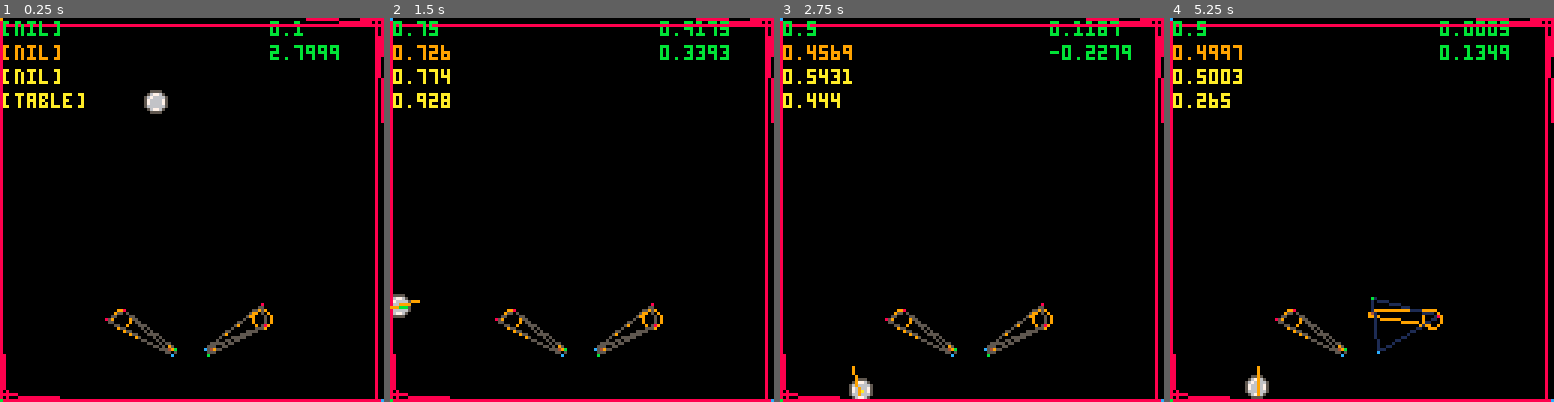
Above: before the commit, frames 1-4 (left to right).
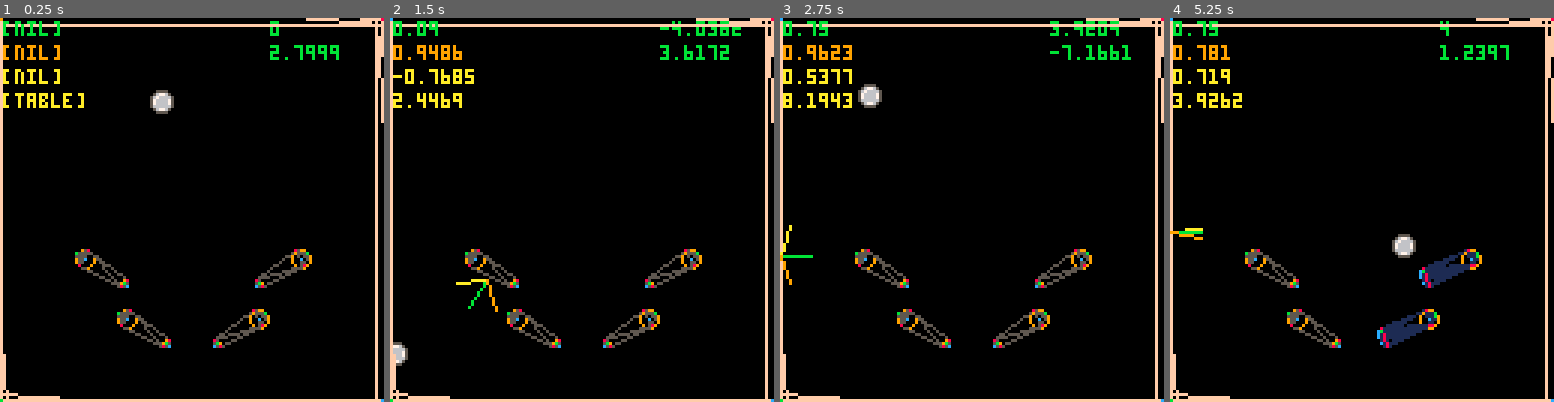
Above: after the commit, the same moments.

Repository: lkingsford/pico8-projects
Game: PICO-8 cartridge pinball1.p8
Two runs of this game, one before a commit and one after it. Both use one fixed random seed, a clock stepped at 60 frames per second and the inputs below.
Inputs:
- Up to frame 1 (0.25 s): no input
- Up to frame 2 (1.5 s): tap X (X key) at 0.33, 1.07 s; tap O (Z key) at 0.7 s
- Up to frame 3 (2.75 s): hold Right 1.6-2.1 s; tap O (Z key) at 1.7, 2.1, 2.5 s; tap X (X key) at 1.85 s; hold Up 2.15-2.42 s; hold Right from 2.47 s (still down)
- Up to frame 4 (5.25 s): tap O (Z key) every 0.4 s from 2.9 to 4.9 s; tap X (X key) at 2.97, 4.08, 5.2 s; release Right at 3.03 s; hold Left 3.08-3.58 s; hold Down 3.63-3.97 s; hold Right 4.02-4.68 s; hold Up 4.73-5.03 s; hold Left from 5.08 s (still down)

The runs differ from the first frame. In frame 1, 6.1% of the frame differs, in the area x 0-100%, y 0-100%; in frame 2, 7.5%; in frame 3, 7.3%; in frame 4, 8.4%.

Commit message:
Remove platform on boom

Diff:
--- a/pinball1.p8
+++ b/pinball1.p8
@@ -7,21 +7,23 @@
 	pinballs={}
 
 	local p={}
-	p.x=52
-	p.dx=0.1
+	p.x=54
+	p.dx=0
 	p.y=10
 	p.r=4
 	p.dy=2
 	add(pinballs, p)
 
 	flippers={}
-	--add_flipper(5, 100, 80, 7, 3, 40, .25, .3, 0.001)
-	add_flipper(5, 127-40, 100, 3, 1, 20, .16, .3, 0.1, false)
-	add_flipper(4, 40, 100, 3, 1, 20, -.16, -.3, 0.1, true)
+	--add_flipper(5, 100, 80, 10, 10, 40, .25, .3, 0.045)
+	add_flipper(5, 100, 80, 3, 1.5, 16, .16, .3, 0.045)
+	add_flipper(5, 86, 100, 3, 1.5, 16, .16, .3, 0.045)
+	add_flipper(4, 42, 100, 3, 1.5, 16, -.16, -.3, 0.045)
+	add_flipper(4, 28, 80, 3, 1.5, 16, -.16, -.3, 0.045)
 
 	flipper_thud = 0.4
 	gravity = 0.1
-	ramp_thud = 0.6
+	ramp_thud = 1.1
 
 	show_debug = true
 
@@ -29,7 +31,7 @@
 
 end
 
-function add_flipper(button, x, y, r1, r2, length, angle1, angle2, speed, inv_normal)
+function add_flipper(button, x, y, r1, r2, length, angle1, angle2, speed)
 	local f = {}
 	f.x = x
 	f.y = y
@@ -42,7 +44,6 @@
 	f.button = button
 	f.angle = angle1
 	f.bounce = 2 * sin(speed / 2) * length
-	f.inv_normal = inv_normal
 	add(flippers, f)
 end
 
@@ -106,9 +107,9 @@
 		print(incident, 1, 9, 9)
 		print(reflection, 1, 17, 10)
 		print(v, 1, 25, 10)
-		--if normal then
-		--stop()
-		--end
+		if normal then
+			--stop()
+		end
 	end
 end
 
@@ -161,54 +162,45 @@
 	pb.y = new_y
 	-- Use as arg in foreach
 	cur_pb = pb
-	hits = {}
-	foreach(interactions, check_interact)
-	foreach(fixed_interactions, check_interact)
-	foreach(hits,interact)
+	any_bump =false
+	foreach(interactions, interact)
+	foreach(fixed_interactions, interact)
+
 	pb.dy += gravity
 end
 
-function check_interact(i)
+function interact(i)
+	if any_bump then return end
 	if not collides(i, cur_pb) then
 		return
 	end
-	add(hits, i)
-end
-
-function interact(i)
-	local arrow_length = 3
-	if not i.flipper then
-		normal = i.normal
-	else
-		-- Special flipper mode
-		ball_angle = (-1 * atan2(i.x1-cur_pb.x, i.y1-cur_pb.y) + .25)%1
-		normal = ball_angle + .25
-		if i.inv then normal += .5 end
-	end
+	any_bump = true
+	local arrow_length = 10
+	normal = i.normal
 	n_ref = {}
 	n_ref.x1 = cur_pb.x
 	n_ref.y1 = cur_pb.y
+	n_ref.x2 = cur_pb.x + sin(normal) * arrow_length
+	n_ref.y2 = cur_pb.y + cos(normal) * arrow_length
 	incident = -1 * (atan2(cur_pb.dx, cur_pb.dy) - .25) % 1
 	i_ref = {}
 	i_ref.x1 = cur_pb.x
 	i_ref.y1 = cur_pb.y
-	i_ref.x2 = cur_pb.x + sin(incident) * arrow_length * 3
-	i_ref.y2 = cur_pb.y + cos(incident) * arrow_length * 3
+	i_ref.x2 = cur_pb.x + sin(incident) * arrow_length
+	i_ref.y2 = cur_pb.y + cos(incident) * arrow_length
 	reflection = normal * 2 - incident
 	r_ref = {}
 	r_ref.x1 = cur_pb.x
 	r_ref.y1 = cur_pb.y
+	r_ref.x2 = cur_pb.x + sin(reflection) * arrow_length
+	r_ref.y2 = cur_pb.y + cos(reflection) * arrow_length
 	vold = distance(0, 0, cur_pb.dx, cur_pb.dy)
-	n_ref.x2 = cur_pb.x + sin(normal) * arrow_length * vold
-	n_ref.y2 = cur_pb.y + cos(normal) * arrow_length * vold
 	v = vold * i.absorb
 	if not i.ox then
 		v += i.bounce
 	else
 		v += (i.bounce / i.l) * distance(cur_pb.x, cur_pb.y, i.ox, i.oy)
 	end
-	r_ref.x2 = cur_pb.x + sin(reflection) * arrow_length * v
-	r_ref.y2 = cur_pb.y + cos(reflection) * arrow_length * v
 	cur_pb.dx = v * sin(reflection)
 	cur_pb.dy = v * cos(reflection)
 	norm_x = sin(normal)
@@ -216,6 +208,8 @@
 	while collides(i, cur_pb) do
   		cur_pb.x += norm_x
 		cur_pb.y += norm_y
+		cur_pb.dx += norm_x
+		cur_pb.dy += norm_y
 	end
 end
 
@@ -240,64 +234,96 @@
 		return
 	end
 
+	local theta_steps = 5
 	local bounce = f.bounce
-	if f.inv_normal then inv = 0.5 else inv =  0 end
 	if old_angle == f.angle then
+		theta_steps = 1
 		bounce = 0
-
-		angle1 = f.angle
-		angle2 = f.angle
-
+	end
+	for ts = 1, theta_steps do
+		-- TODO - this can _surely_ use less tokens
+		local t = old_angle + ((f.angle - old_angle) / theta_steps) * ts
 		local v = {}
-		eff_length = f.length + f.r2
-		v.x1 = f.x - f.r1 * cos(angle1) - f.r1 * sin(angle1)
-		v.y1 = f.y + f.r1 * sin(angle1) - f.r1 * cos(angle1)
-		v.x2 = f.x + sin(angle1) * eff_length - f.r2 * cos(angle2)
-		v.y2 = f.y + cos(angle1) * eff_length + f.r2 * sin(angle2)
-		v.x3 = f.x + f.r1 * cos(angle2)
-		v.y3 = f.y - f.r1 * sin(angle2)
+		local sin_t = sin(t)
+		local cos_t = cos(t)
+		local fl_s_t = sin_t * f.length
+		local fl_c_t = cos_t * f.length
+		v.x1 = f.x - f.r1 * cos_t
+		v.y1 = f.y + f.r1 * sin_t
+		v.x2 = f.x + fl_s_t - f.r2 * cos_t
+		v.y2 = f.y + fl_c_t + f.r2 * sin_t
+		v.x3 = f.x + f.r1 * cos_t
+		v.y3 = f.y - f.r1 * sin_t
+		v.ox = f.x
+		v.oy = f.y
 		v.l = f.length
-		v.normal = t + .25 + inv
+		v.normal = t + .25
 		v.absorb = flipper_thud
 		v.bounce = bounce
-		v.flipper = true
-		v.inv = f.inv_normal
 		add(interactions, v)
-
-		local w = {}
-		w.x3 = v.x2
-		w.y3 = v.y2
-		w.x2 = f.x + sin(angle2) * eff_length + f.r2 * cos(angle1)
-		w.y2 = f.y + cos(angle2) * eff_length - f.r2 * sin(angle1)
-		w.x1 = f.x + f.r1 * cos(angle2)
-		w.y1 = f.y - f.r1 * sin(angle2)
-		w.l = f.length
-		w.normal = t + .25 + inv
-		w.absorb = flipper_thud
-		w.bounce = bounce
-		w.flipper = true
-		w.inv = f.inv_normal
-		add(interactions, w)
-	else
-		local v = {}
-		angle1 = max(f.angle1, f.angle2)
-		angle2 = min(f.angle1, f.angle2)
-		v.x1 = f.x - f.r1 * sin((angle1 + angle2) / 2)
-		v.y1 = f.y - f.r1 * cos((angle1 + angle2)/2)
-		v.x2 = f.x + sin(angle1) * eff_length
-		v.y2 = f.y + cos(angle1) * eff_length
-		v.x3 = f.x + sin(angle2) * eff_length
-		v.y3 = f.y + cos(angle2) * eff_length
-		v.normal = t + .25 + inv
-		v.absorb = flipper_thud
-		v.bounce = bounce
-		v.flipper = true
-		v.inv = f.inv_normal
-		add(interactions, v)
-	end
-
-	local inv = 0
-
+		local l = {}
+		l.x1 = v.x2
+		l.y1 = v.y2
+		l.x2 = f.x + fl_s_t + f.r2 * cos_t
+		l.y2 = f.y + fl_c_t - f.r2 * sin_t
+		l.x3 = v.x3
+		l.y3 = v.y3
+		l.ox = f.x
+		l.oy = f.y
+		l.l = f.length
+		l.normal = v.normal + .5
+		l.absorb = flipper_thud
+		l.bounce = bounce
+		add(interactions, l)
+		local et = {}
+		et.x1 = v.x2
+		et.y1 = v.y2
+		et.x2 = f.x + fl_s_t
+		et.y2 = f.y + fl_c_t
+		et.x3 = f.x + (f.length + f.r2) * sin_t
+		et.y3 = f.y + (f.length + f.r2) * cos_t
+		et.l = f.length
+		et.normal = v.normal + .875
+		et.absorb = flipper_thud
+		et.bounce = bounce
+		add(interactions, et)
+		local eb = {}
+		eb.x1 = l.x2
+		eb.y1 = l.y2
+		eb.x2 = f.x + fl_s_t
+		eb.y2 = f.y + fl_c_t
+		eb.x3 = f.x + (f.length + f.r2) * sin_t
+		eb.y3 = f.y + (f.length + f.r2) * cos_t
+		eb.l = f.length
+		eb.normal = v.normal + .625
+		eb.absorb = flipper_thud
+		eb.bounce = bounce
+		add(interactions, eb)
+		local bt = {}
+		bt.x1 = v.x1
+		bt.y1 = v.y1
+		bt.x2 = f.x - f.r1 * sin_t
+		bt.y2 = f.y - f.r1 * cos_t
+		bt.x3 = f.x
+		bt.y3 = f.y
+		bt.l = f.length
+		bt.normal = v.normal + .125
+		bt.absorb = flipper_thud
+		bt.bounce = bounce
+		add(interactions, bt)
+		local bb = {}
+		bb.x1 = v.x3
+		bb.y1 = v.y3
+		bb.x2 = f.x - f.r1 * sin_t
+		bb.y2 = f.y - f.r1 * cos_t
+		bb.x3 = f.x
+		bb.y3 = f.y
+		bb.l = f.length
+		bb.normal = v.normal + .375
+		bb.absorb = flipper_thud
+		bb.bounce = bounce
+		add(interactions, bb)
+	end
 end
 
 function in_tri(ax,ay,bx,by,cx,cy,px,py)
@@ -313,8 +339,8 @@
 
 function collides(i, ball)
 	--l = 0
-	local xcoords = {1, 4, 6, 7, 6, 4, 1, 0}
-	local ycoords = {1, 0, 1, 4, 6, 7, 6, 4}
+	local xcoords = {1, 4, 6, 7, 6, 4, 1, 0, 4, 5, 4, 3, 5}
+	local ycoords = {1, 0, 1, 4, 6, 7, 6, 4, 4, 4, 5, 5, 3}
 	if ((ball.x>i.x1)and(ball.x>i.x2)and(ball.x>i.x3))or((ball.x<i.x1)and(ball.x<i.x2)and(ball.x<i.x3))or((ball.y>i.y1)and(ball.y>i.y2)and(ball.y>i.y3))or((ball.y<i.y1)and(ball.y<i.y2)and(ball.y<i.y3)) then
 		return false
 	end
